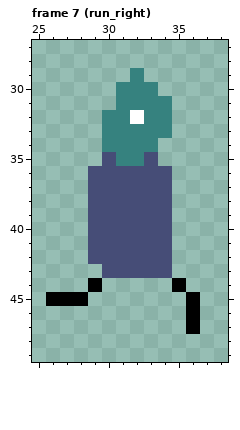
File history of a pixel-art file, scenes/player/player.aseprite. Above: the version before the commit.
64x64 pixels, 13 frames. Shown: frame 7 (run_right): x 25..38, y 27..49. The commit also changed other frames, which this record leaves out.
And afterwards:
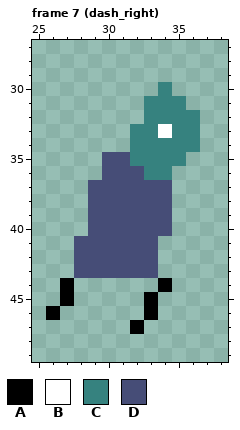
Palette (. is transparent): A #000000  B #ffffff  C #36827f  D #464d77
Changes in this commit:
{"where": "frame 7 (dash_right), layers \"Head\", \"Body\", \"Legs\""}
{"frame":7,"y":29,"x":32,"old":"C","new":"."}
{"frame":7,"y":30,"x":31,"old":"CCC.","new":"...C"}
{"frame":7,"y":31,"x":31,"old":"CC","new":".."}
{"frame":7,"y":31,"x":35,"old":".","new":"C"}
{"frame":7,"y":32,"x":30,"old":"CCB","new":"..."}
{"frame":7,"y":32,"x":35,"old":"..","new":"CC"}
{"frame":7,"y":33,"x":30,"old":"CC","new":".."}
{"frame":7,"y":33,"x":34,"old":"C..","new":"BCC"}
{"frame":7,"y":34,"x":30,"old":"CC","new":".."}
{"frame":7,"y":34,"x":34,"old":"...","new":"CCC"}
{"frame":7,"y":35,"x":31,"old":"C","new":"D"}
{"frame":7,"y":35,"x":33,"old":"D..","new":"CCC"}
{"frame":7,"y":36,"x":29,"old":"D","new":"."}
{"frame":7,"y":36,"x":33,"old":"DD","new":"CC"}
{"frame":7,"y":41,"x":28,"old":".","new":"D"}
{"frame":7,"y":41,"x":34,"old":"D","new":"."}
{"frame":7,"y":42,"x":28,"old":".","new":"D"}
{"frame":7,"y":42,"x":34,"old":"D","new":"."}
{"frame":7,"y":43,"x":28,"old":"..","new":"DD"}
{"frame":7,"y":43,"x":34,"old":"D","new":"."}
{"frame":7,"y":44,"x":27,"old":".","new":"A"}
{"frame":7,"y":44,"x":29,"old":"A","new":"."}
{"frame":7,"y":44,"x":34,"old":".A","new":"A."}
{"frame":7,"y":45,"x":26,"old":"A","new":"."}
{"frame":7,"y":45,"x":28,"old":"A","new":"."}
{"frame":7,"y":45,"x":33,"old":".","new":"A"}
{"frame":7,"y":45,"x":36,"old":"A","new":"."}
{"frame":7,"y":46,"x":26,"old":".","new":"A"}
{"frame":7,"y":46,"x":33,"old":".","new":"A"}
{"frame":7,"y":46,"x":36,"old":"A","new":"."}
{"frame":7,"y":47,"x":32,"old":".","new":"A"}
{"frame":7,"y":47,"x":36,"old":"A","new":"."}
